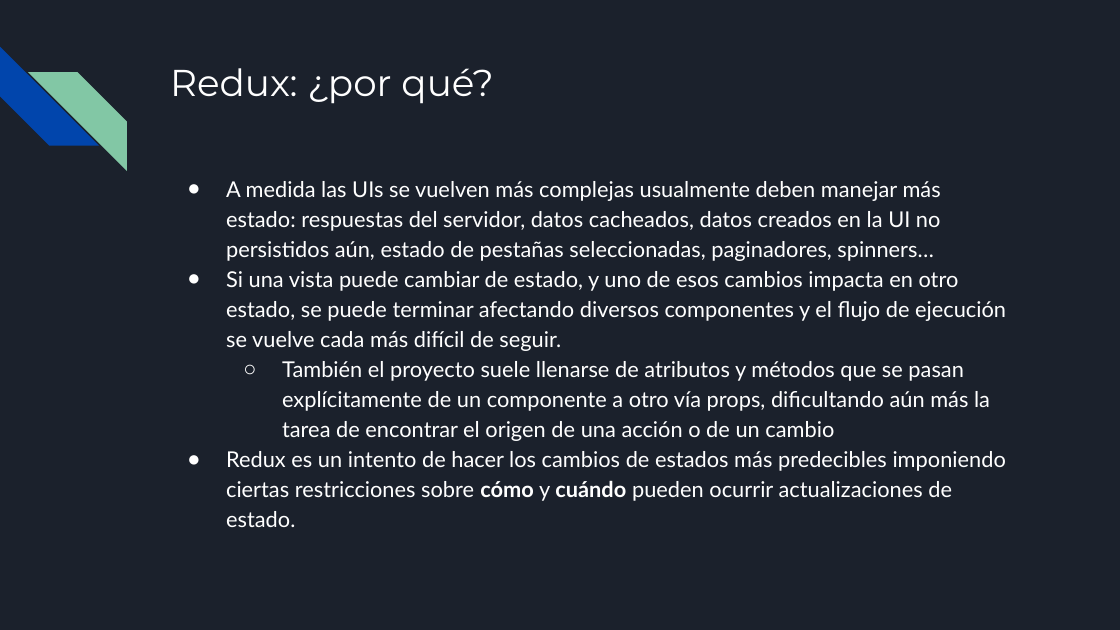
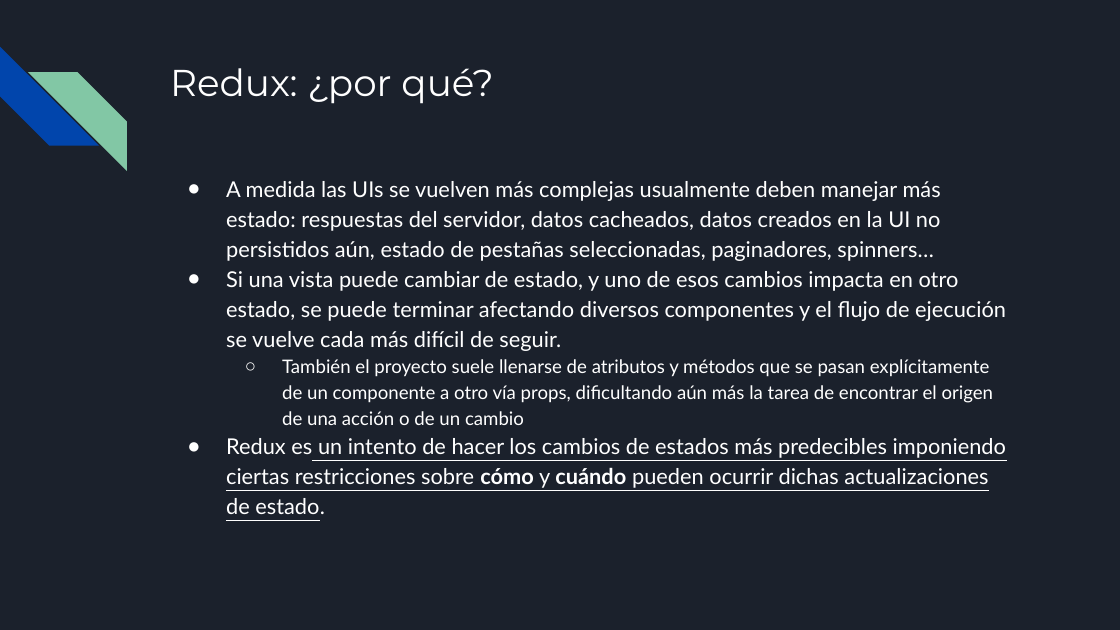
Before and after one commit to francisco-pinchentti/react-basics, a slide deck: slide 18 of docs/React.odp. Drawn at 1120x630 pixels with LibreOffice and Linux fonts; fonts in the diff are those of the drawing. Boxes give left, top, right and bottom in pixels: in the first picture for what was removed or moved away, otherwise in the second. Text is boxed around its words. In the diff, an @@ line names an element or a change of style, - is before the commit and + after.

Commit message:
updated presentation: redux, test, summary

```diff
--- a/docs/React.odp
+++ b/docs/React.odp
@@ text at (x1=282, y1=359, x2=994, y2=425): size 14 to 12 pt in "También el proyecto suele llenarse de atributos ..."; indent changed @@
@@ text at (x1=226, y1=438, x2=1006, y2=514): text changed @@
-● Redux es un intento de hacer los cambios de estados más predecibles imponiendo ciertas restricciones sobre cómo y cuándo pueden ocurrir actualizaciones de estado.
+● Redux es un intento de hacer los cambios de estados más predecibles imponiendo ciertas restricciones sobre cómo y cuándo pueden ocurrir dichas actualizaciones de estado.
```
Also in this commit, not shown: 5 other slides changed, 5 slides added, 1 slide removed.
